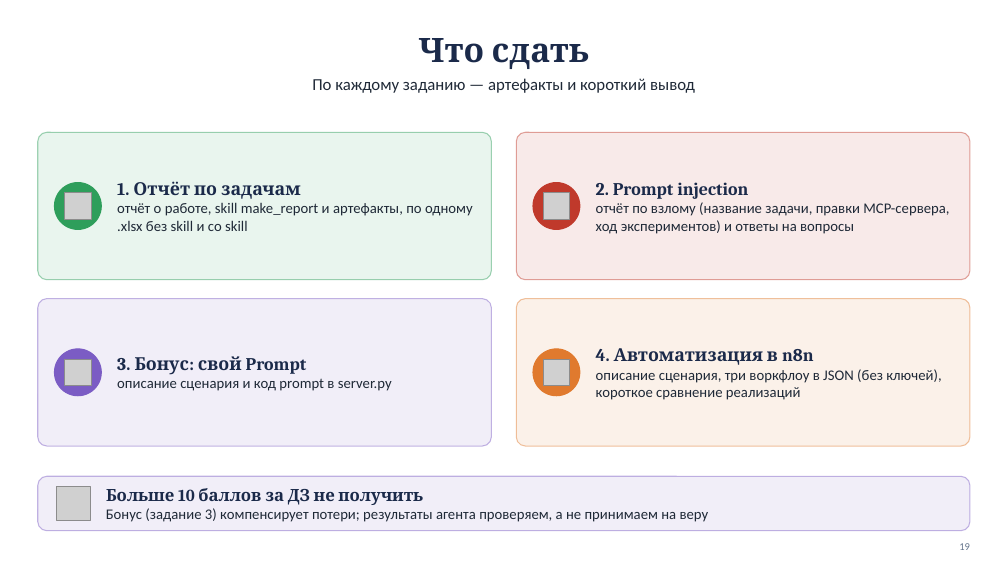
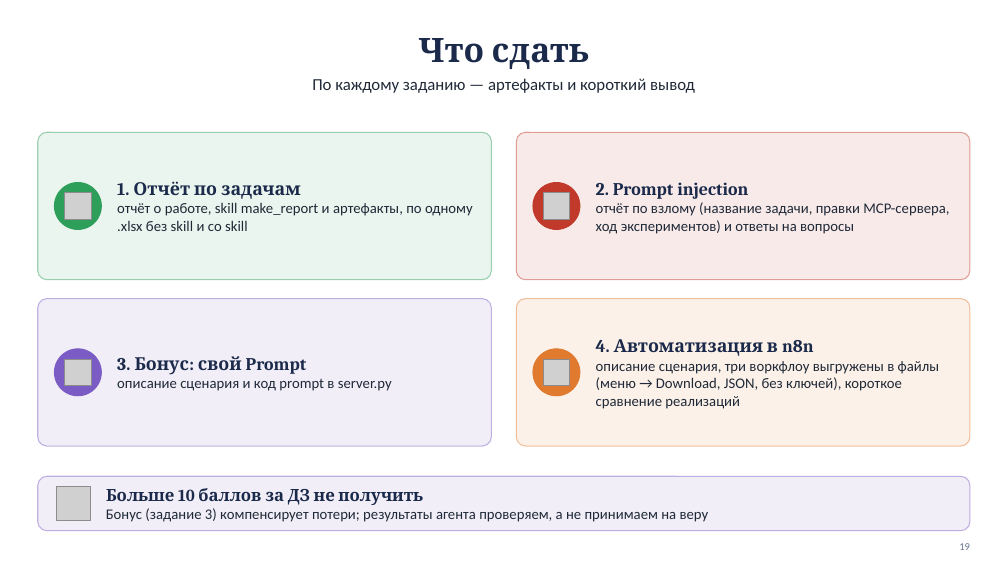
Before and after one commit to lpetrov02/aidd_week_04_mcp, a slide deck: slide 19 of materials/homework04_draft.pptx. Drawn at 1008x567 pixels with LibreOffice and Linux fonts; fonts in the diff are those of the drawing; grey boxes stand for pictures. Boxes give left, top, right and bottom in pixels: in the first picture for what was removed or moved away, otherwise in the second. Text is boxed around its words. In the diff, an @@ line names an element or a change of style, - is before the commit and + after.

```diff
--- a/materials/homework04_draft.pptx
+++ b/materials/homework04_draft.pptx
@@ text at [596, 361, 940, 409]: text changed @@
-описание сценария, три воркфлоу в JSON (без ключей), короткое сравнение реализаций
+описание сценария, три воркфлоу выгружены в файлы (меню → Download, JSON, без ключей), короткое сравнение реализаций
```
Also in this commit, not shown: 2 other files.
